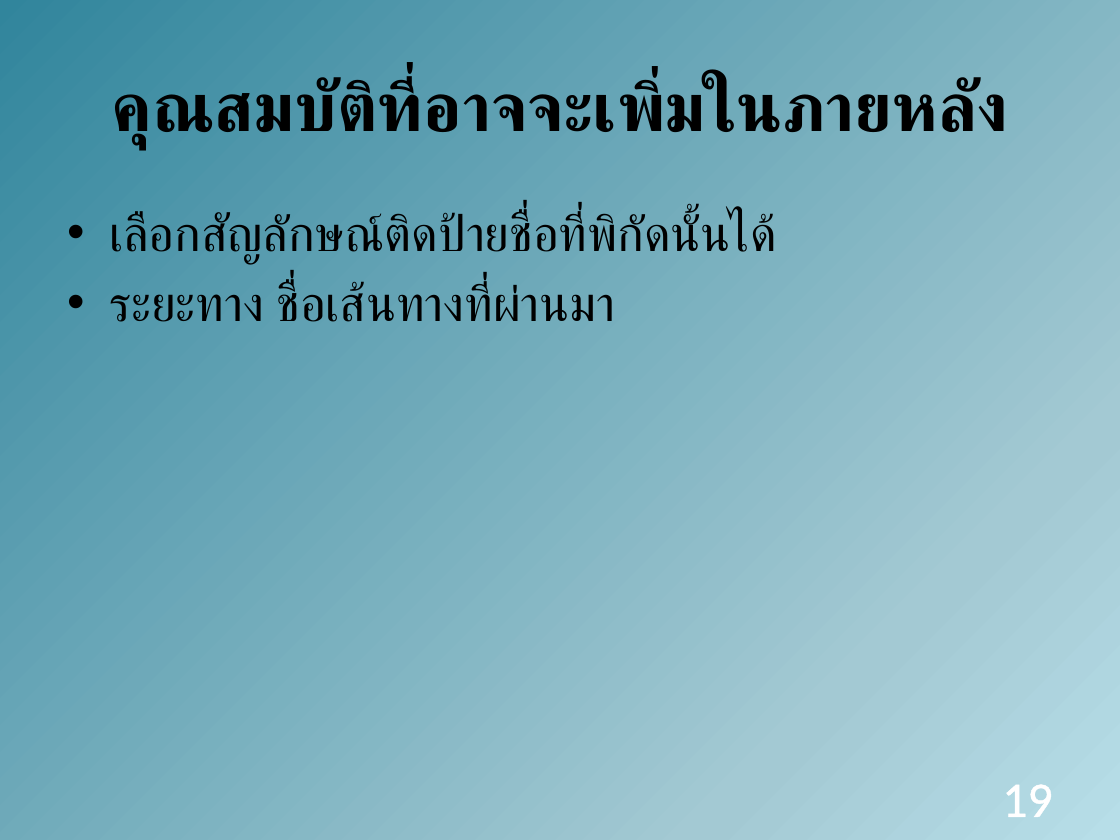
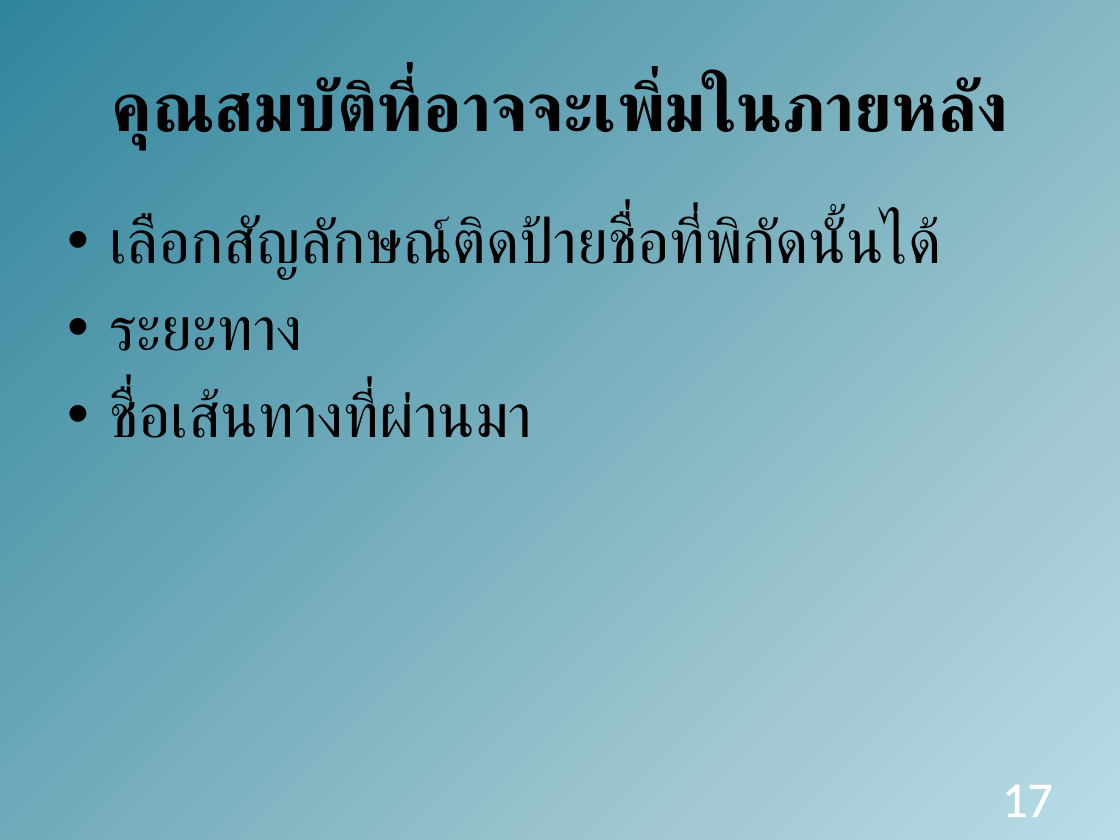
Before and after one commit to amfeelgood/Senior_Project, a slide deck: slide 17 of Doc/ProjectPresentation1.pptx (slide 19 before the commit). Drawn at 1120x840 pixels with LibreOffice and Linux fonts; fonts in the diff are those of the drawing. Boxes give left, top, right and bottom in pixels: in the first picture for what was removed or moved away, otherwise in the second. Text is boxed around its words. In the diff, an @@ line names an element or a change of style, - is before the commit and + after.

```diff
--- a/Doc/ProjectPresentation1.pptx
+++ b/Doc/ProjectPresentation1.pptx
@@ text at (109, 215, 941, 280): size 32 to 40 pt in "เลือกสัญลักษณ์ติดป้ายชื่อที่พิกัดนั้นได้"; more space between paragraphs @@
@@ text at (109, 317, 532, 438): text changed; size 32 to 40 pt @@
-• ระยะทาง ชื่อเส้นทางที่ผ่านมา
+• ระยะทาง
+• ชื่อเส้นทางที่ผ่านมา
@@ page number at (1002, 785, 1052, 817): text changed @@
-19
+17
```
Also in this commit, not shown: 7 other slides changed, 2 slides removed.
